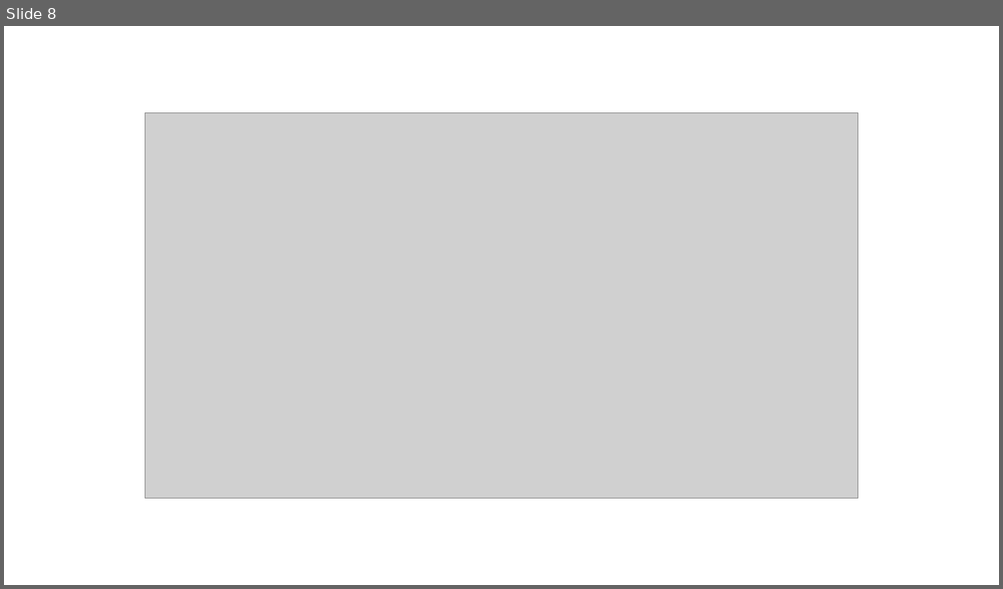
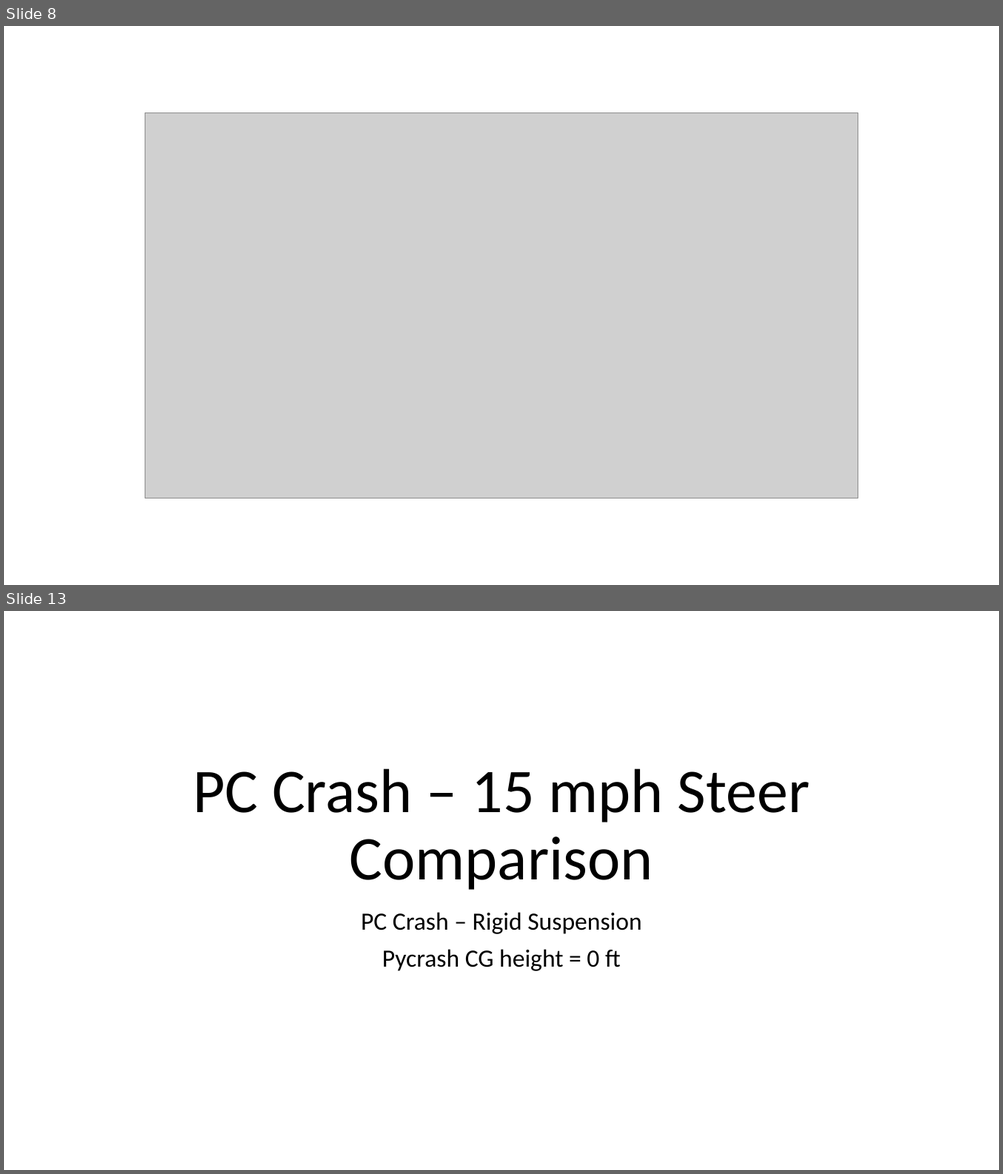
Before and after one commit to joe-cormier/pycrash, a slide deck: projects/validation - single vehicle motion/reports/Pycrash Results 15 mph steer.pptx. Shown one above the other, each under a label of ours: slide 8 before the commit, slides 8 and 13 after it; the slides between them are not shown. The pictures are 1003x589 and 1003x1174 pixels, drawn with LibreOffice and Linux fonts; fonts in the diff are those of the drawing; grey boxes stand for pictures. Boxes give left, top, right and bottom in pixels: in the first picture for what was removed or moved away, otherwise in the second. Text is boxed around its words. In the diff, an @@ line names an element or a change of style, - is before the commit and + after.

```diff
--- a/projects/validation - single vehicle motion/reports/Pycrash Results 15 mph steer.pptx
+++ b/projects/validation - single vehicle motion/reports/Pycrash Results 15 mph steer.pptx
@@ slide 13 added at (x1=4, y1=611, x2=999, y2=1170), background #FFFFFF @@
@@ title added at (x1=193, y1=769, x2=810, y2=890), 60 pt, text #000000 @@
+PC Crash – 15 mph Steer Comparison
@@ subtitle added at (x1=361, y1=912, x2=641, y2=971), 24 pt, text #000000 @@
+PC Crash – Rigid Suspension
+Pycrash CG height = 0 ft
```
Also in this commit, not shown: 1 slide changed, 9 other slides added, 2 slides removed, 3 other files.
